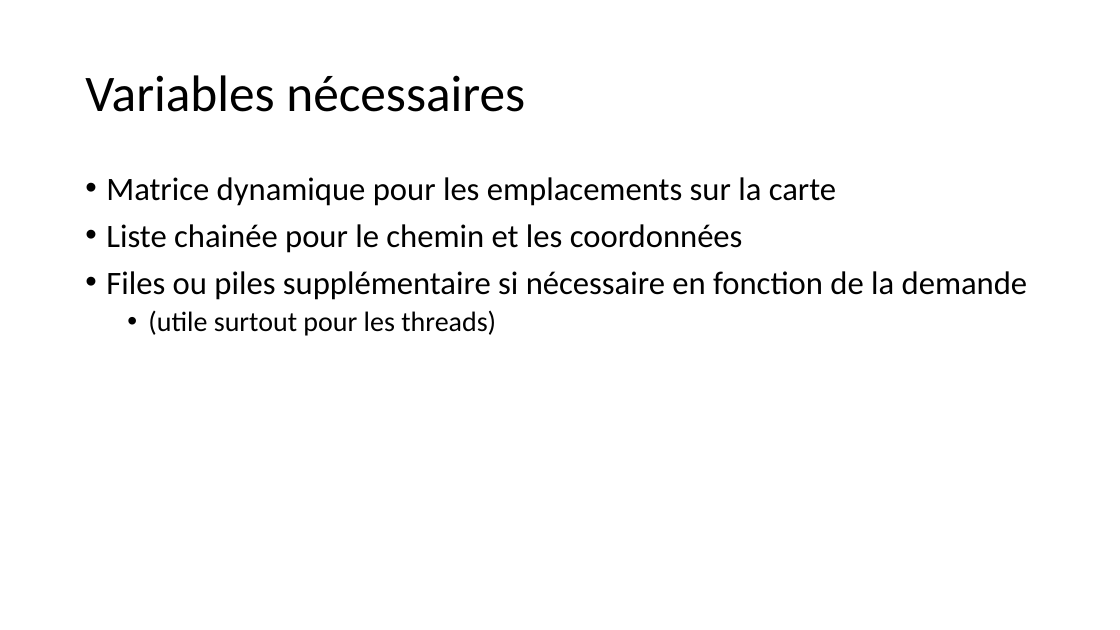
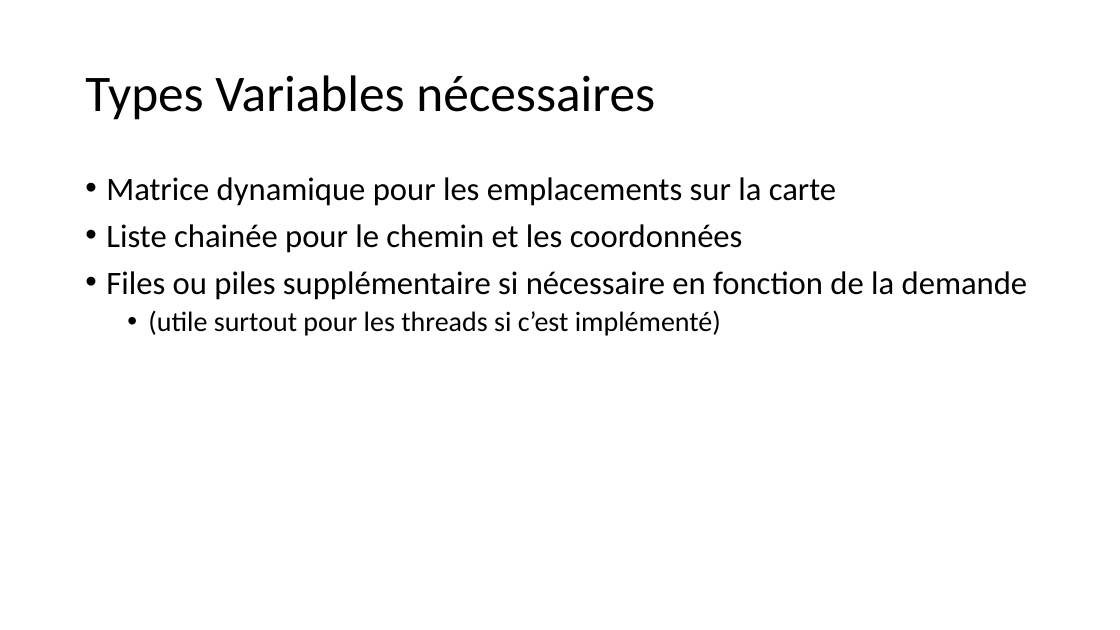
Before and after one commit to felttl/Mazer, a slide deck: slide 4 of main/presentation.pptx (slide 3 before the commit). Drawn at 1120x630 pixels with LibreOffice and Linux fonts; fonts in the diff are those of the drawing. Boxes give left, top, right and bottom in pixels: in the first picture for what was removed or moved away, otherwise in the second. Text is boxed around its words. In the diff, an @@ line names an element or a change of style, - is before the commit and + after.

```diff
--- a/main/presentation.pptx
+++ b/main/presentation.pptx
@@ title at [85,75,655,120]: text changed @@
-Variables nécessaires
+Types Variables nécessaires
@@ text at [148,310,721,336]: text changed @@
-  • (utile surtout pour les threads)
+  • (utile surtout pour les threads si c’est implémenté)
```
Also in this commit, not shown: 2 other slides changed, 1 slide added, 3 other files.
